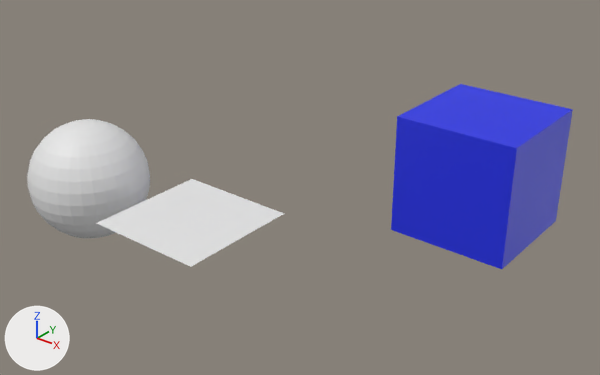
Renders of the glTF model models/AR-ERB.glb from each side of a commit.
Rendered twice from a 50 mm lens placed at (8.25, -7.68, 5.92), pointed at (0.52, 1.98, -0.07). Arrows for +X, +Y and +Z are at lower left; the lights stay in place. The older version comes first.
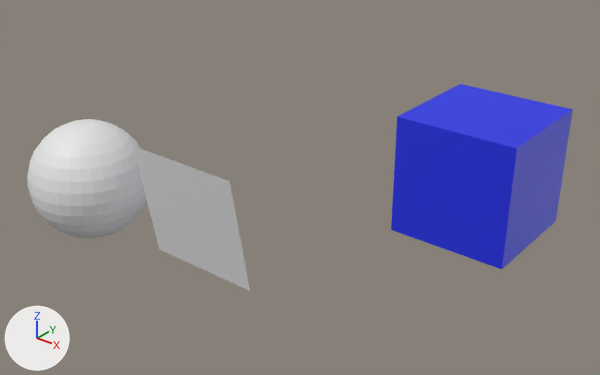
The change, as a list of edits to the scene's bpy script:
```text
Change ob_videoplane:
    ob_videoplane.rotation_euler: (0.0, 0.0, 0.0) -> (1.396, -3.142, 0.0)  # degrees (0, 0, 0) -> degrees (80, -180, 0)
```

Location of each change, [x1, y1, x2, y2] in pixels of the pictures (600 x 375 px):
'VideoPlane', turned: before [97, 179, 284, 267]; after [133, 146, 250, 291]
